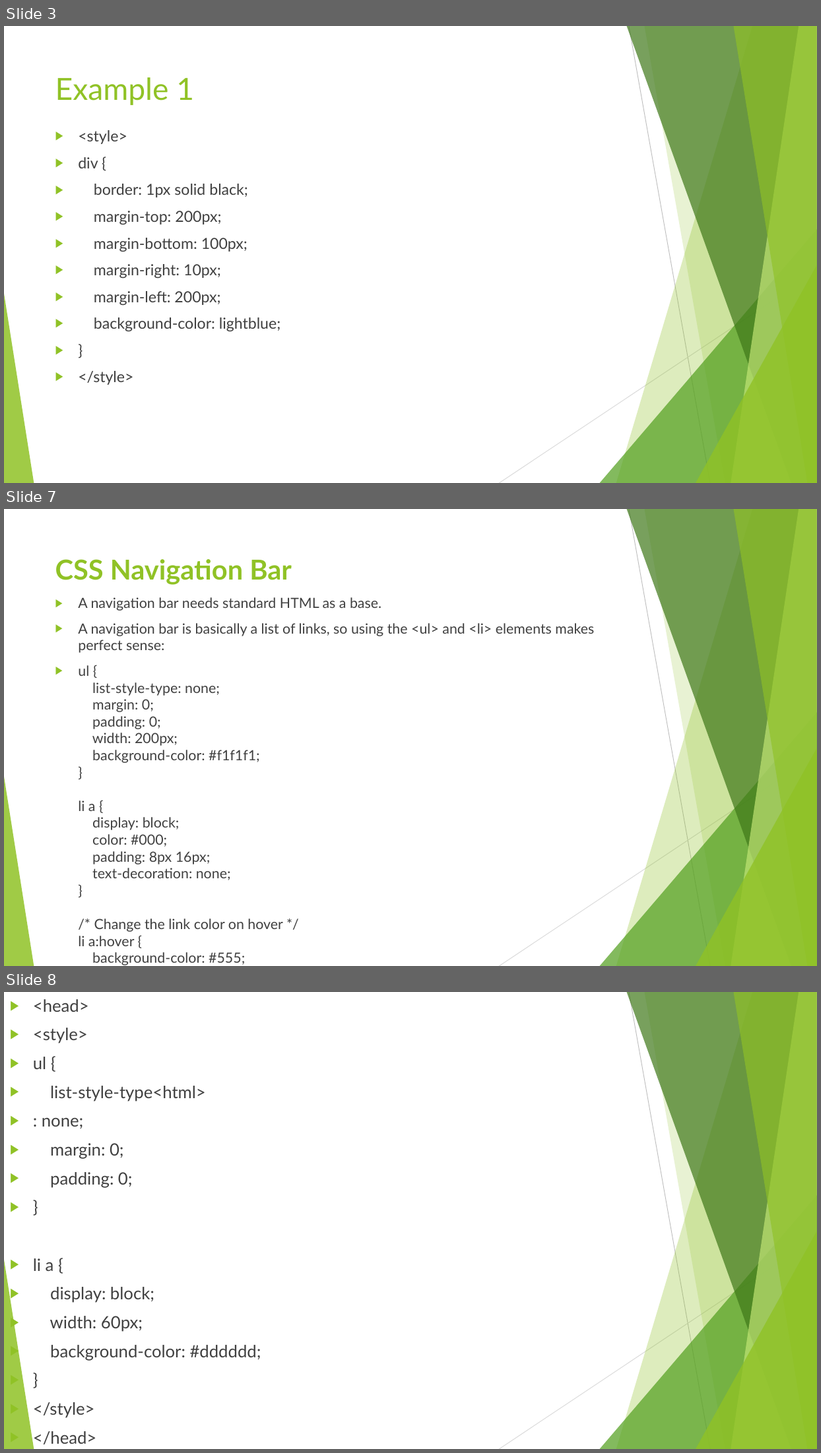
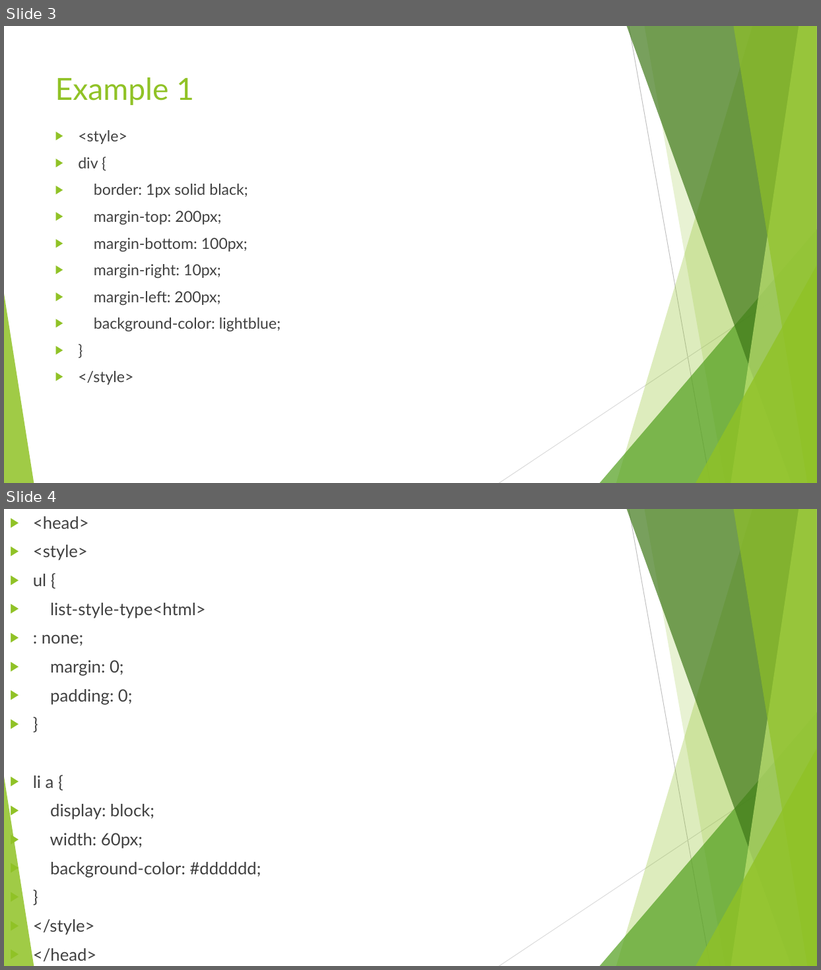
Before and after one commit to enjidotin/LECTURES-sem5, a slide deck: wp/ppts/CSS- Transforms Transitions Animations.pptx. Shown one above the other, each under a label of ours: slides 3, 7 and 8 before the commit, slides 3 and 4 after it; the slides between them are not shown. The pictures are 821x1453 and 821x970 pixels, drawn with LibreOffice and Linux fonts; fonts in the diff are those of the drawing. Boxes give left, top, right and bottom in pixels: in the first picture for what was removed or moved away, otherwise in the second. Text is boxed around its words. In the diff, an @@ line names an element or a change of style, - is before the commit and + after.

```diff
--- a/wp/ppts/CSS- Transforms Transitions Animations.pptx
+++ b/wp/ppts/CSS- Transforms Transitions Animations.pptx
@@ slide 7 removed at bbox=[4, 509, 817, 966], background #FFFFFF; not listed: 10 template elements that a slide beside it also shows @@
@@ title removed at bbox=[55, 559, 292, 585] @@
-CSS Navigation Bar
@@ text removed at bbox=[78, 597, 594, 966] @@
-▶ A navigation bar needs standard HTML as a base.
-▶ A navigation bar is basically a list of links, so using the <ul> and <li> elements makes perfect sense:
-▶ ul {
-  list-style-type: none;
-  margin: 0;
-  padding: 0;
-  width: 200px;
-  background-color: #f1f1f1;
-  }
-  li a {
-  display: block;
-  color: #000;
-  padding: 8px 16px;
-  text-decoration: none;
-  }
-  /* Change the link color on hover */
-  li a:hover {
-  background-color: #555;
-  color: white;
-  }
@@ what was slide 8 is now slide 4 @@
```
Also in this commit, not shown: 3 other slides removed, 18 other files.
